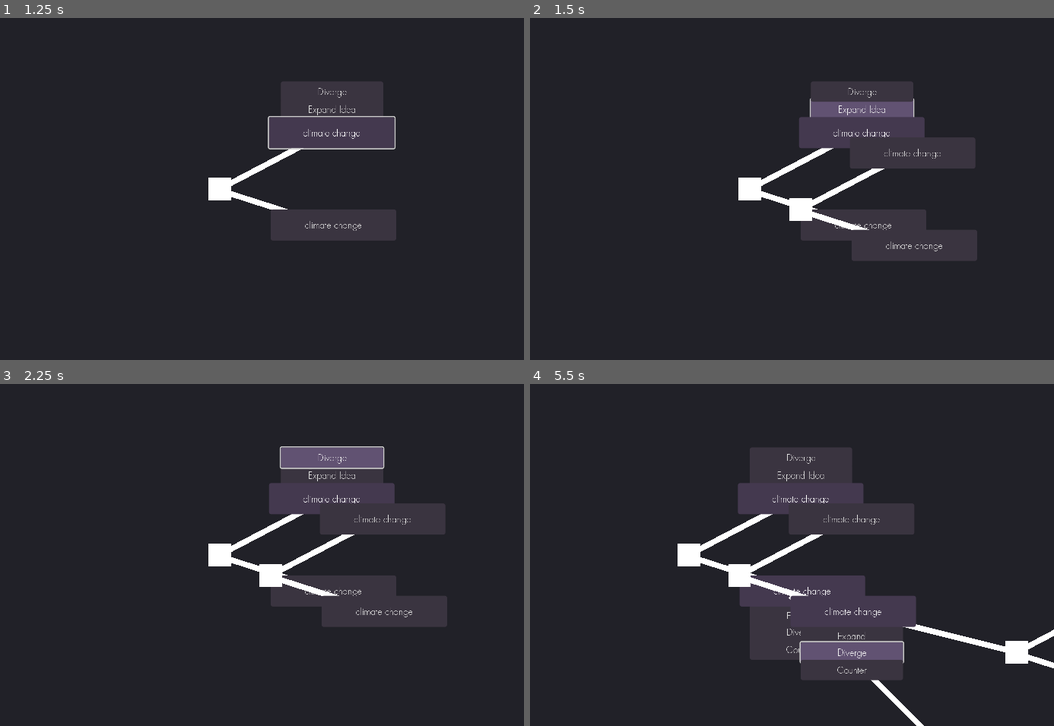
Above: before the commit, frames 1-4 (two rows, left to right).
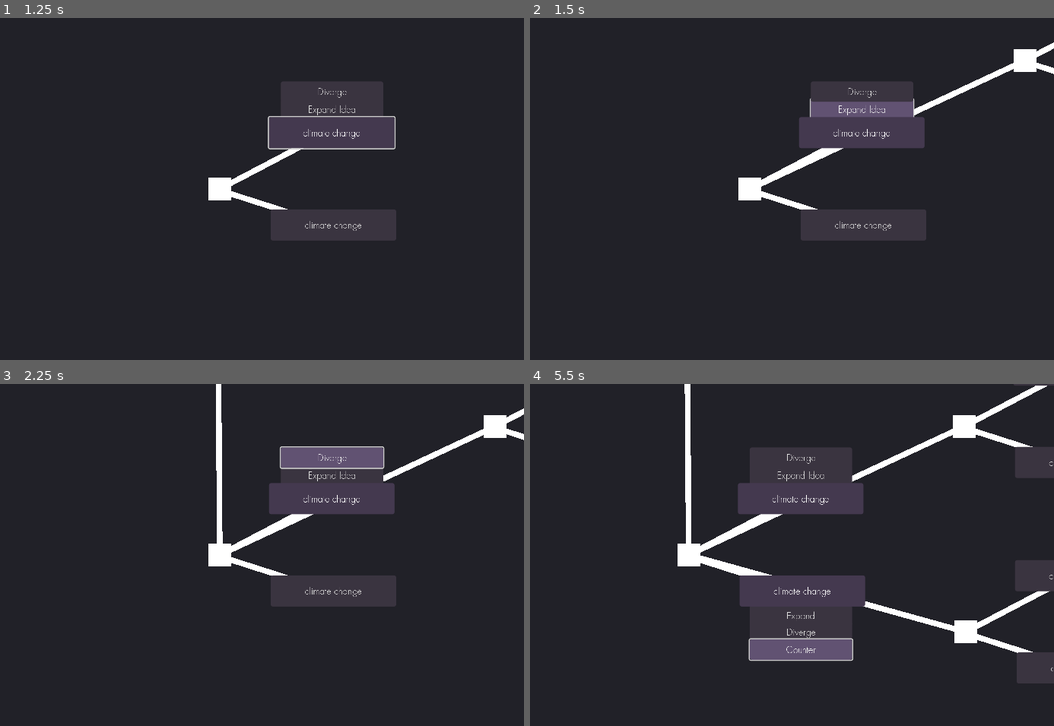
Above: after the commit, the same moments.

Repository: eqgy/understandingtree
Game: Godot game, scene res://understanding tree.tscn
Two runs of this game, one before a commit and one after it. Both use one fixed random seed, a clock stepped at 60 frames per second and the inputs below.
Inputs:
- Up to frame 1 (1.25 s): click "climate change" at 0.5 s
- Up to frame 2 (1.5 s): click "Expand Idea" at 1.25 s
- Up to frame 3 (2.25 s): click "Diverge" at 2 s
- Up to frame 4 (5.5 s): click "climate change" at 2.75 s; click "Expand" at 3.5 s; click "Counter" at 4.25 s; tap Enter at 5 s; hold D (right) from 5.03 s (still down)

Frame 1 is identical in both runs. In frame 2, 4.9% of the frame differs, in the area x 44-100%, y 7-71%; in frame 3, 5.4%; in frame 4, 11%, in the area x 29-100%, y 0-100%.

Commit message:
fully implemented expand and diverge

Diff:
--- a/application iterations/iteration 1/a node.tscn
+++ b/application iterations/iteration 1/a node.tscn
@@ -56,6 +56,7 @@
 [node name="Divergent Idea" type="Button" parent="title"]
 visible = false
 show_behind_parent = true
+layout_mode = 0
 offset_left = 21.0
 offset_top = -63.0
 offset_right = 202.0
@@ -68,6 +69,7 @@
 [node name="Counterargument" type="Button" parent="title"]
 visible = false
 show_behind_parent = true
+layout_mode = 0
 offset_left = 21.0
 offset_top = -93.0
 offset_right = 202.0
@@ -136,6 +138,7 @@
 [node name="Divergent Idea" type="Button" parent="title2"]
 visible = false
 show_behind_parent = true
+layout_mode = 0
 offset_left = 18.0
 offset_top = 82.0
 offset_right = 199.0
@@ -147,6 +150,7 @@
 [node name="Counterargument" type="Button" parent="title2"]
 visible = false
 show_behind_parent = true
+layout_mode = 0
 offset_left = 18.0
 offset_top = 113.0
 offset_right = 199.0
@@ -158,10 +162,11 @@
 [connection signal="toggled" from="title" to="title/Expand Idea" method="_on_button_toggled"]
 [connection signal="toggled" from="title" to="title/Divergent Idea" method="_on_button_toggled"]
 [connection signal="toggled" from="title" to="title/Counterargument" method="_on_title_toggled"]
-[connection signal="pressed" from="title/Expand Idea" to="." method="_on_addbranch_pressed"]
+[connection signal="pressed" from="title/Expand Idea" to="." method="solution_expand"]
+[connection signal="pressed" from="title/Divergent Idea" to="." method="solution_diverge"]
 [connection signal="toggled" from="title2" to="title2/Expand Idea" method="_on_button_toggled"]
 [connection signal="toggled" from="title2" to="title2/Divergent Idea" method="_on_button_toggled"]
 [connection signal="toggled" from="title2" to="title2/Counterargument" method="_on_button_toggled"]
-[connection signal="pressed" from="title2/Expand Idea" to="." method="_on_addbranch_pressed2"]
-[connection signal="pressed" from="title2/Divergent Idea" to="." method="_on_addbranch_pressed2"]
+[connection signal="pressed" from="title2/Expand Idea" to="." method="problem_expand"]
+[connection signal="pressed" from="title2/Divergent Idea" to="." method="problem_diverge"]
 [connection signal="pressed" from="title2/Counterargument" to="." method="_on_addbranch_pressed2"]
--- a/application iterations/iteration 1/a_node.gd
+++ b/application iterations/iteration 1/a_node.gd
@@ -5,10 +5,15 @@
 var stop = 0
 var too = "A NODE"
 var has_line = false
+
+var prob_diverges = 0
+var solution_diverges = 0
+
 @onready var parent
+signal problem_or_solution
 # Called when the node enters the scene tree for the first time.
 func _ready():
-	pass # Replace with function body.
+	connect("problem_or_solution", _on_expand_pressed2)
 
 func add_line():
 	if parent == null:
@@ -24,10 +29,12 @@
 			if parent is Node2D && "too" in parent:
 				var line = Line2D.new()
 				line.add_point(Vector2(0,0)) #add a point at its initital position
-				line.add_point(-position)
+				#line.add_point(-position)
+				line.add_point(-(global_position-parent.global_position))
 				line.z_index=-1
 				add_child(line)
 			has_line = true
+
 # Called every frame. 'delta' is the elapsed time since the previous frame.
 func _process(delta):
 	if stop <=30:
@@ -44,18 +51,52 @@
 	print(children)
 	pass # Replace with function body.
 
-
-func _on_addbranch_pressed2():
+func _on_expand_pressed2(arg):
 	var child = load("res://a node.tscn").instantiate()
-	var position_offset = Vector2(400,300*problems + 100) #100 is the length of the button
+	var off_set_weight
+	if arg == 1:
+		off_set_weight = problems
+	else:
+		off_set_weight = solutions
+	var position_offset = Vector2(400, arg*100 + 200*off_set_weight*arg) #100 is the length of the button
 	child.position = position_offset
 	#child.position.y += 100*children
 	#child.position.x  += 400
 	child.add_line()
-	problems += 1
-	$title2.add_child(child)
+	if arg == 1: #if it is a problem add the child to title2
+		$title2.add_child(child)
+		problems +=1
+	else: #If it is a solution add the child to title
+		$title.add_child(child)
+		solutions +=1
 	print(children)
 
+#DIVERING BRANCH FUNCTIONS
+func problem_diverge():
+	var child = load("res://a node.tscn").instantiate()
+	var position_offset = Vector2(-90, 300 + 200*prob_diverges)
+	child.position = position_offset
+	child.add_line()
+	$title2.add_child(child)
+	prob_diverges +=1
+
+func solution_diverge():
+	var child = load("res://a node.tscn").instantiate()
+	var position_offset = Vector2(-90, -300 -200*solution_diverges)
+	child.position = position_offset
+	child.add_line()
+	$title.add_child(child)
+	solution_diverges +=1
+
+func problem_expand():
+	emit_signal("problem_or_solution", 1)
+
+func solution_expand():
+	emit_signal("problem_or_solution", -1)
 
 func _on_button_toggled(toggled_on):
 	pass # Replace with function body.
+
+
+func _on_expand_idea_pressed2() -> void:
+	pass # Replace with function body.
